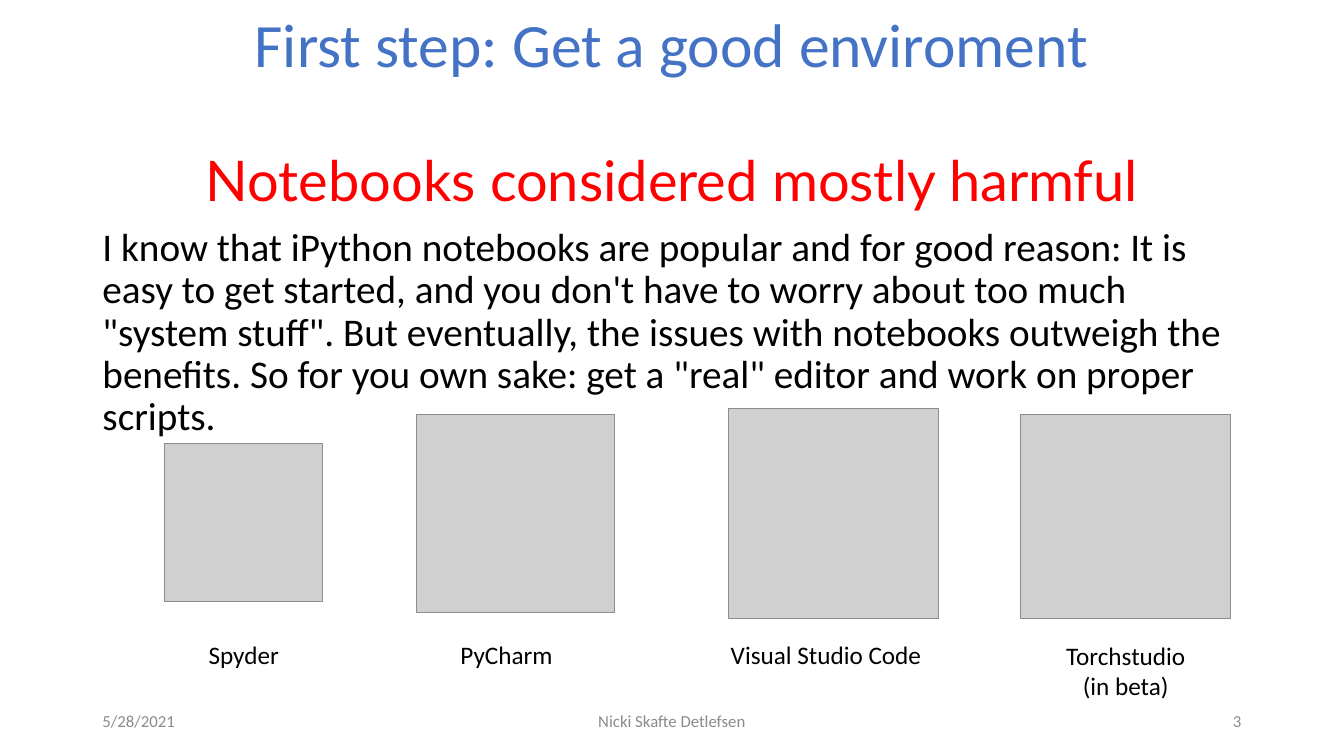
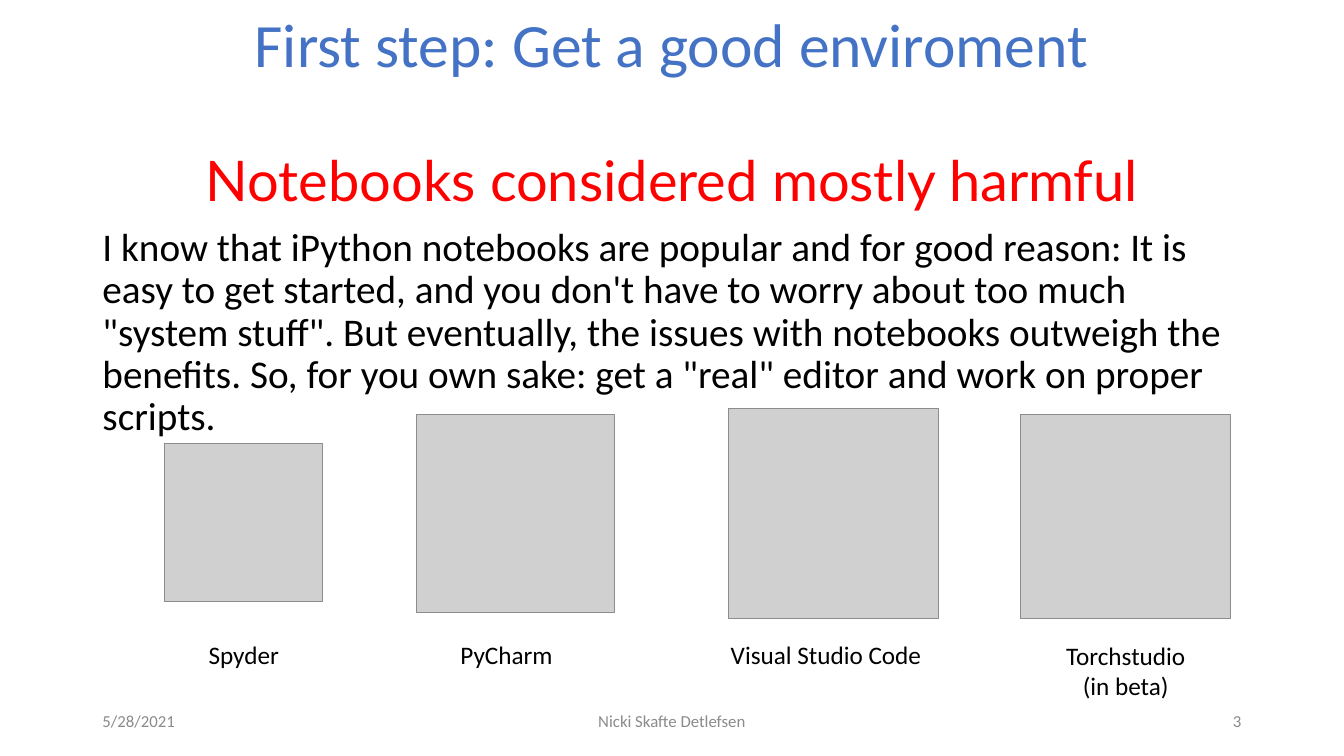
Before and after one commit to DeepEasterbunny/dtu_mlops, a slide deck: slide 3 of 03_debuggin_and_visualization/Debugging.pptx. Drawn at 1344x756 pixels with LibreOffice and Linux fonts; fonts in the diff are those of the drawing; grey boxes stand for pictures; background and template pictures are left out. Boxes give left, top, right and bottom in pixels: in the first picture for what was removed or moved away, otherwise in the second. Text is boxed around its words. In the diff, an @@ line names an element or a change of style, - is before the commit and + after.

```diff
--- a/03_debuggin_and_visualization/Debugging.pptx
+++ b/03_debuggin_and_visualization/Debugging.pptx
@@ text at <box>102,233,1220,437</box>: text changed @@
-I know that iPython notebooks are popular and for good reason: It is easy to get started, and you don't have to worry about too much "system stuff". But eventually, the issues with notebooks outweigh the benefits. So for you own sake: get a "real" editor and work on proper scripts.
+I know that iPython notebooks are popular and for good reason: It is easy to get started, and you don't have to worry about too much "system stuff". But eventually, the issues with notebooks outweigh the benefits. So, for you own sake: get a "real" editor and work on proper scripts.
```
Also in this commit, not shown: 1 other slide changed, 15 other files.
